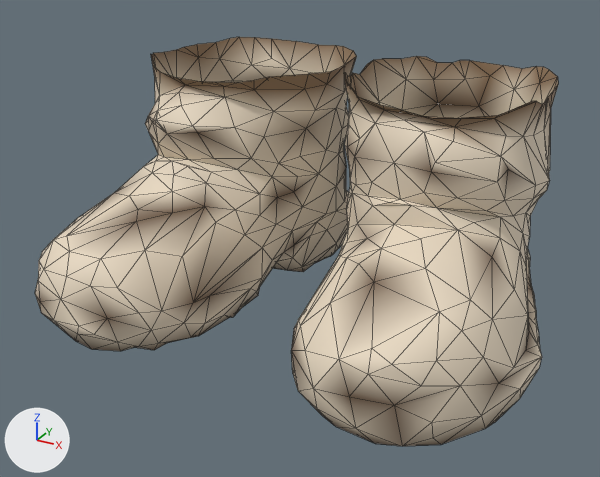
Renders of the glTF model assets_src/armor/kargan_2/leather_a_feet.glb from each side of a commit.
Rendered twice from a 50 mm camera at (0.415, -0.8, 0.452) aimed at (0.001, -0.048, 0.076). The lights are fixed; the arrows at lower left show +X, +Y and +Z. The picture after the commit comes second. Mesh edges are drawn as thin lines. Vertices at exactly the same position are counted once.

The first picture shows 'leather_a_feet'.
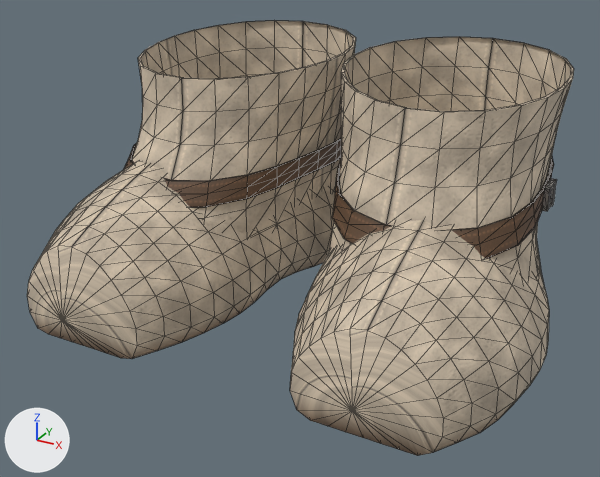
Changed parts and their boxes [x1, y1, x2, y2] in the pictures (600 x 477 px):
'leather_a_feet', surface changed, reshaped (7% taller)
    before: [35, 37, 558, 446]
    after: [27, 20, 574, 456]
part 1 of me_leather_a_feet, rebuilt
    before: [35, 37, 357, 351]
    after: [27, 161, 335, 359]
part 2 of me_leather_a_feet, rebuilt
    before: [291, 56, 558, 446]
    after: [290, 220, 549, 456]
part 3 of me_leather_a_feet, added (beige)
    after: [329, 37, 574, 279]
part 4 of me_leather_a_feet, added (beige)
    after: [131, 20, 356, 235]
part 5 of me_leather_a_feet, added (brown)
    after: [332, 158, 554, 259]
part 6 of me_leather_a_feet, added (brown)
    after: [124, 138, 342, 207]
part 7 of me_leather_a_feet, added
    after: [542, 178, 557, 211]
part 8 of me_leather_a_feet, added
    after: [549, 184, 556, 206]

The change, as a list of edits to the scene's bpy script:
```text
Change mat_leather:
    remove # nodes: BsdfPrincipled, OutputMaterial, VertexColor
    nodes: BsdfPrincipled, Mix, NormalMap, OutputMaterial, SeparateColor, TexImage x3, VertexColor
    uses the picture img_leather_c_png
    uses the picture img_leather_n_png
    uses the picture img_leather_orm_png
Add mat_strap:
    mat_strap = bpy.data.materials.new('strap')
    # uses the picture img_strap_c_png
    # uses the picture img_strap_n_png
    # uses the picture img_strap_orm_png
Add mat_iron:
    mat_iron = bpy.data.materials.new('iron')
    mat_iron.use_nodes = True; mat_iron.node_tree.nodes.clear()
    _N = mat_iron.node_tree.nodes; _L = mat_iron.node_tree.links
    n0 = _N.new('ShaderNodeBsdfPrincipled'); n0.name = 'Principled BSDF'
    n0.inputs[1].default_value = 1.0  # 'Metallic'
    n0.inputs[2].default_value = 0.48  # 'Roughness'
    n1 = _N.new('ShaderNodeOutputMaterial'); n1.name = 'Material Output'
    n2 = _N.new('ShaderNodeVertexColor'); n2.name = 'Color Attribute'
    _L.new(n0.outputs[0], n1.inputs[0])  # 'BSDF' to 'Surface'
    _L.new(n2.outputs[0], n0.inputs[0])  # 'Color' to 'Base Color'
Change me_leather_a_feet:
    remove me_leather_a_feet.from_pydata(...)  # 685 vertices, 1299 faces; spans x -0.282..0.287, y -0.25..0.208, z -0.014..0.252
    add me_leather_a_feet.from_pydata(...)  # 1452 vertices, 2712 faces; spans x -0.284..0.288, y -0.258..0.218, z -0.014..0.272
    me_leather_a_feet part 1: the loose piece of 350 vertices spanning x -0.282..-0.006, y -0.25..0.206, z -0.014..0.252 is rebuilt with 386 vertices and now spans x -0.284..0.0, y -0.258..0.216, z -0.014..0.179
    me_leather_a_feet part 2: the loose piece of 335 vertices spanning x 0.01..0.287, y -0.249..0.208, z -0.014..0.252 is rebuilt with 386 vertices and now spans x 0.004..0.288, y -0.257..0.218, z -0.014..0.178
    me_leather_a_feet part 3: a new loose piece of 198 vertices spanning x 0.005..0.274, y -0.173..0.2, z 0.033..0.272, in mat_leather
    me_leather_a_feet part 4: a new loose piece of 198 vertices spanning x -0.267..-0.005, y -0.165..0.199, z 0.033..0.272, in mat_leather
    me_leather_a_feet part 5: a new loose piece of 110 vertices spanning x 0.008..0.251, y -0.136..0.194, z 0.117..0.169, in mat_strap
    me_leather_a_feet part 6: a new loose piece of 110 vertices spanning x -0.244..-0.007, y -0.132..0.192, z 0.117..0.169, in mat_strap
    me_leather_a_feet part 7: a new loose piece of 24 vertices spanning x 0.247..0.253, y 0.025..0.055, z 0.131..0.158, in mat_iron
    me_leather_a_feet part 8
    8 vertices are added at x -0.249..0.249, y 0.036..0.047, z 0.133..0.156
    8 new vertices lie (0.006, 0.0, 0.0) away from vertices in x -0.249..0.249, y 0.036..0.047, z 0.133..0.156
    24 new faces join them, mat_iron
    other edits to the shape of me_leather_a_feet do not show in these pictures
    add me_leather_a_feet.materials.append(mat_iron)
    add me_leather_a_feet.materials.append(mat_strap)
```
